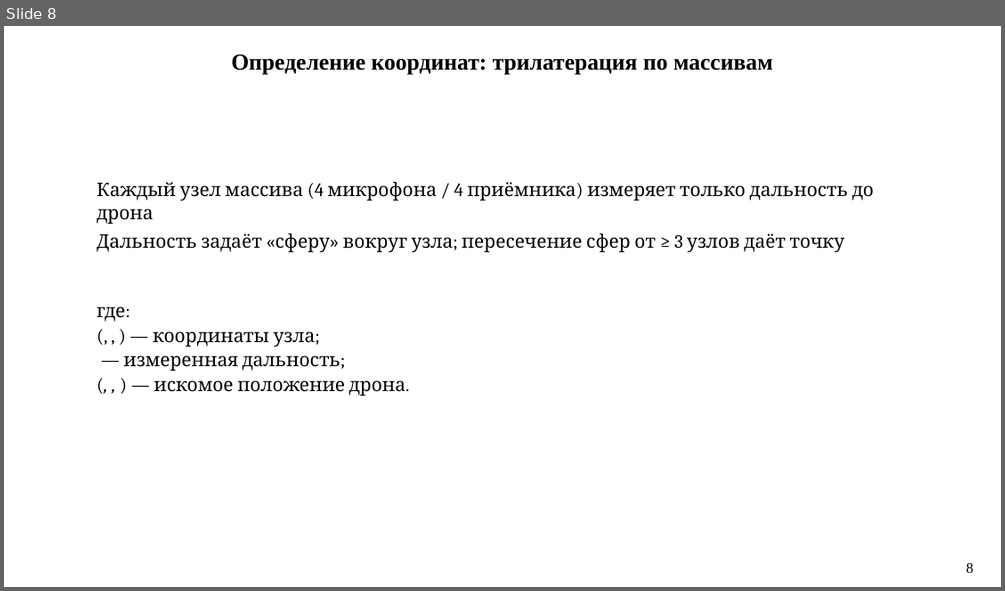
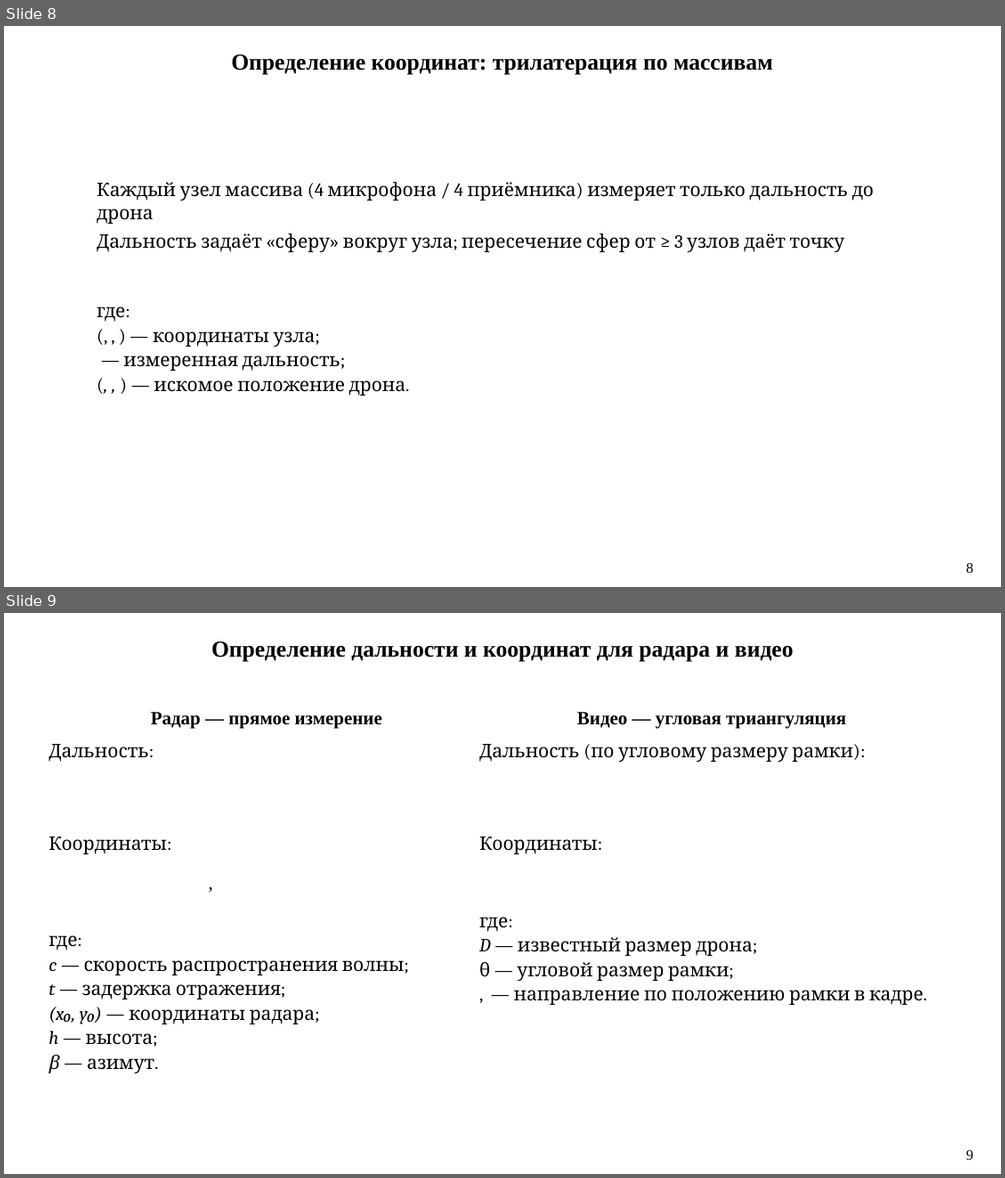
Before and after one commit to PatheticOTD/drone_detection, a slide deck: Drone_detection_VKR_v3.pptx. Shown one above the other, each under a label of ours: slide 8 before the commit, slides 8 and 9 after it. The pictures are 1005x591 and 1005x1178 pixels, drawn with LibreOffice and Linux fonts; fonts in the diff are those of the drawing. Boxes give left, top, right and bottom in pixels: in the first picture for what was removed or moved away, otherwise in the second. Text is boxed around its words. In the diff, an @@ line names an element or a change of style, - is before the commit and + after.

```diff
--- a/Drone_detection_VKR_v3.pptx
+++ b/Drone_detection_VKR_v3.pptx
@@ slide 9 added at (x1=4, y1=613, x2=1001, y2=1174), background #FFFFFF @@
@@ text added at (x1=211, y1=641, x2=793, y2=662), 22 pt, text #000000, bold @@
+Определение дальности и координат для радара и видео
@@ text added at (x1=48, y1=712, x2=404, y2=1073), 18 pt, text #000000 @@
+Радар — прямое измерение
+Дальность:
+Координаты:
+где:
+c — скорость распространения волны;
+t — задержка отражения;
+(x₀, y₀) — координаты радара;
+h — высота;
+β — азимут.
@@ text added at (x1=479, y1=712, x2=923, y2=1005), 18 pt, text #000000 @@
+Видео — угловая триангуляция
+Дальность (по угловому размеру рамки):
+Координаты:
+где:
+D — известный размер дрона;
+θ — угловой размер рамки;
+, — направление по положению рамки в кадре.
@@ text added at (x1=201, y1=868, x2=357, y2=897), 18 pt, text #000000 @@
+,
@@ text added at (x1=966, y1=1150, x2=973, y2=1159), 14 pt, text #000000 @@
+9
```
Also in this commit, not shown: 13 slides changed, 1 other file.
